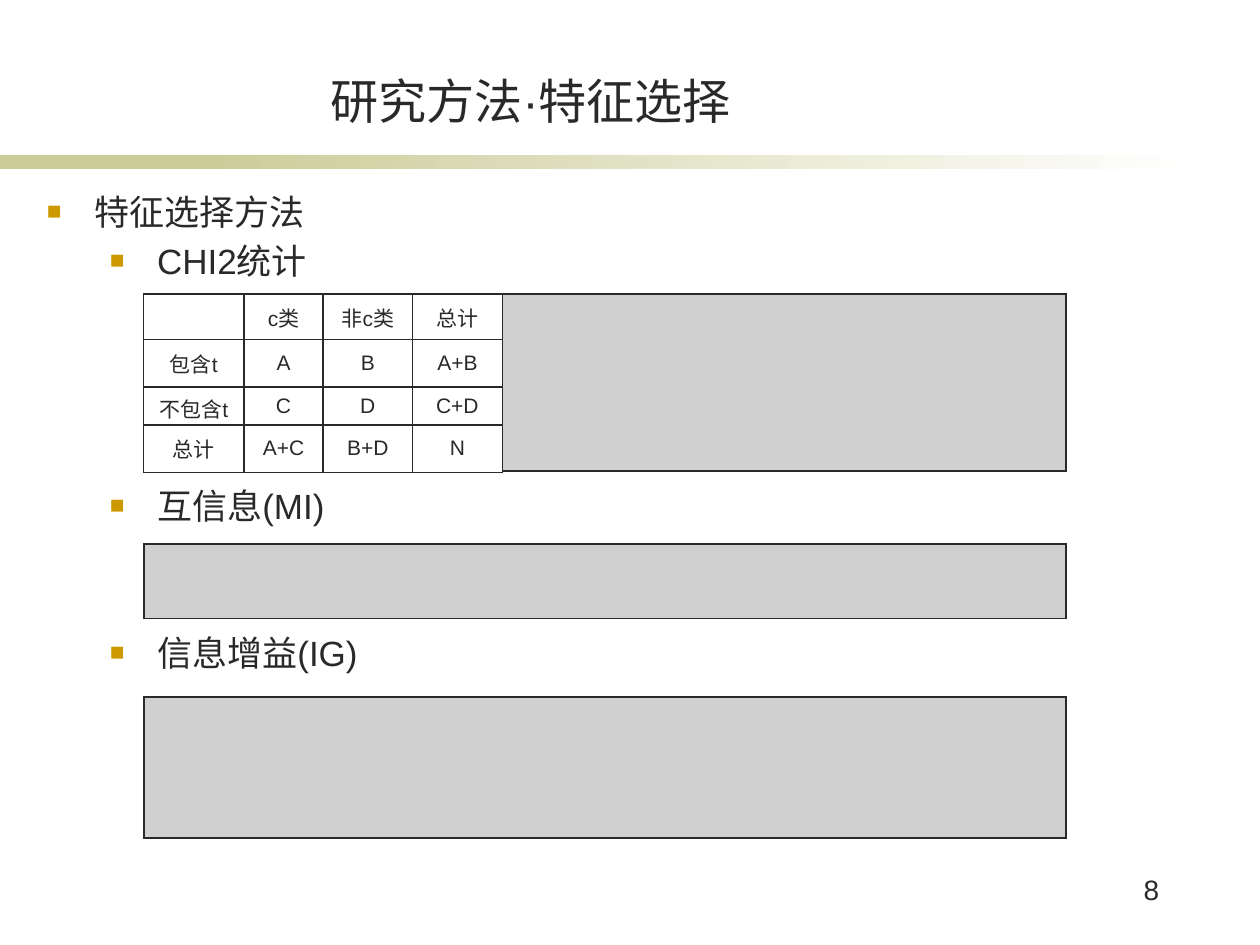
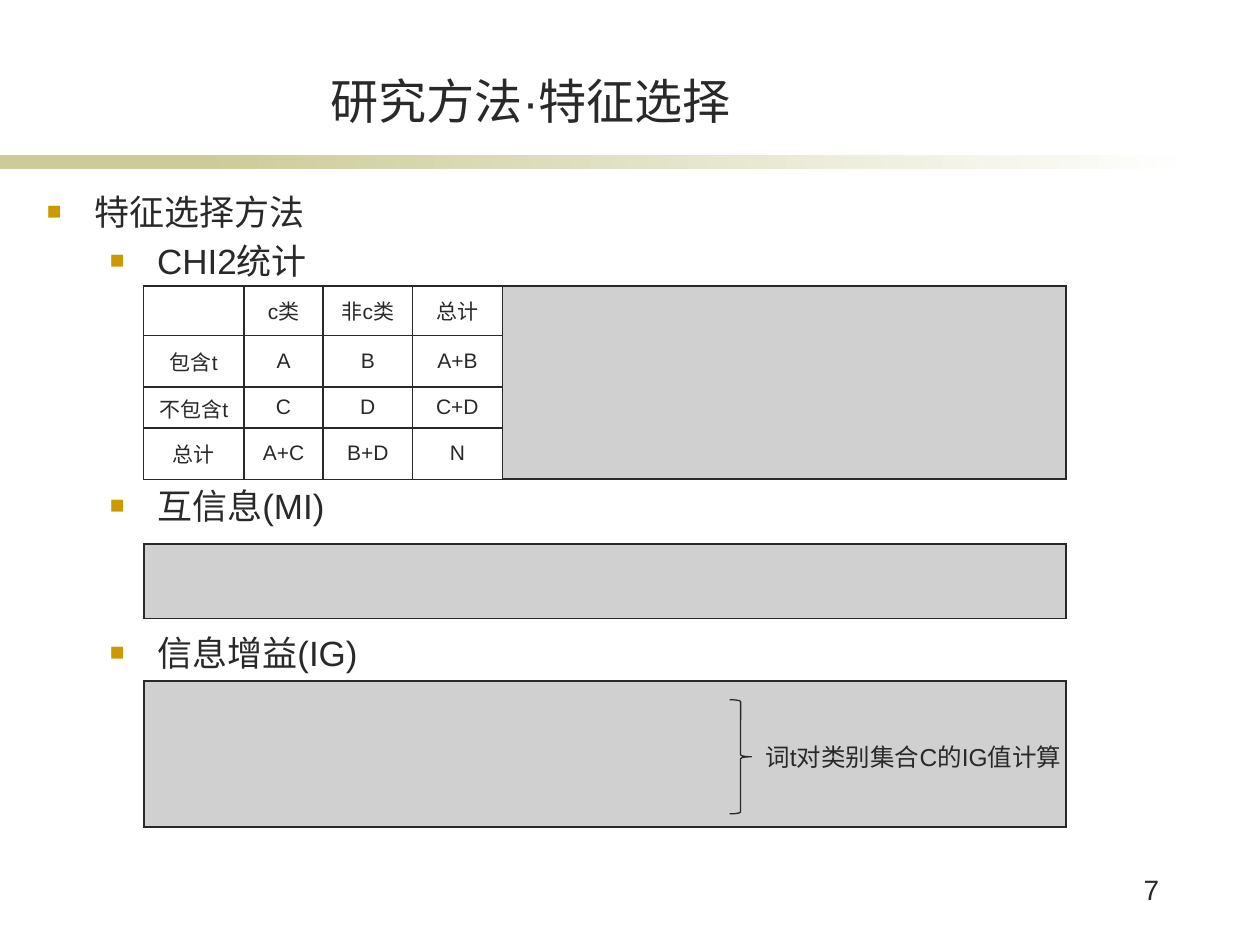
Before and after one commit to XuanBQ/SogouClientsPredict, a slide deck: slide 7 of bq_毕业答辩.pptx (slide 8 before the commit). Drawn at 1260x945 pixels with LibreOffice and Linux fonts; fonts in the diff are those of the drawing; grey boxes stand for pictures; background and template pictures are left out. Boxes give left, top, right and bottom in pixels: in the first picture for what was removed or moved away, otherwise in the second. Text is boxed around its words. In the diff, an @@ line names an element or a change of style, - is before the commit and + after.

```diff
--- a/bq_毕业答辩.pptx
+++ b/bq_毕业答辩.pptx
@@ table: place and size @@
-table at [144,294,503,472]
+table at [144,286,503,480]
@@ picture: place and size @@
-picture at [503,294,1066,471]
+picture at [503,286,1066,480]
@@ picture: place and size @@
-picture at [144,697,1066,838]
+picture at [144,682,1066,828]
@@ right brace added at [730,699,751,814], outline #282828 0.75 pt @@
@@ text added at [765,745,1061,768], 14 pt, text #292929 @@
+词t对类别集合C的IG值计算
@@ page number at [1144,880,1160,900]: text changed @@
-8
+7
```
Also in this commit, not shown: 13 other slides changed, 2 slides added, 1 slide removed, 4 other files.
